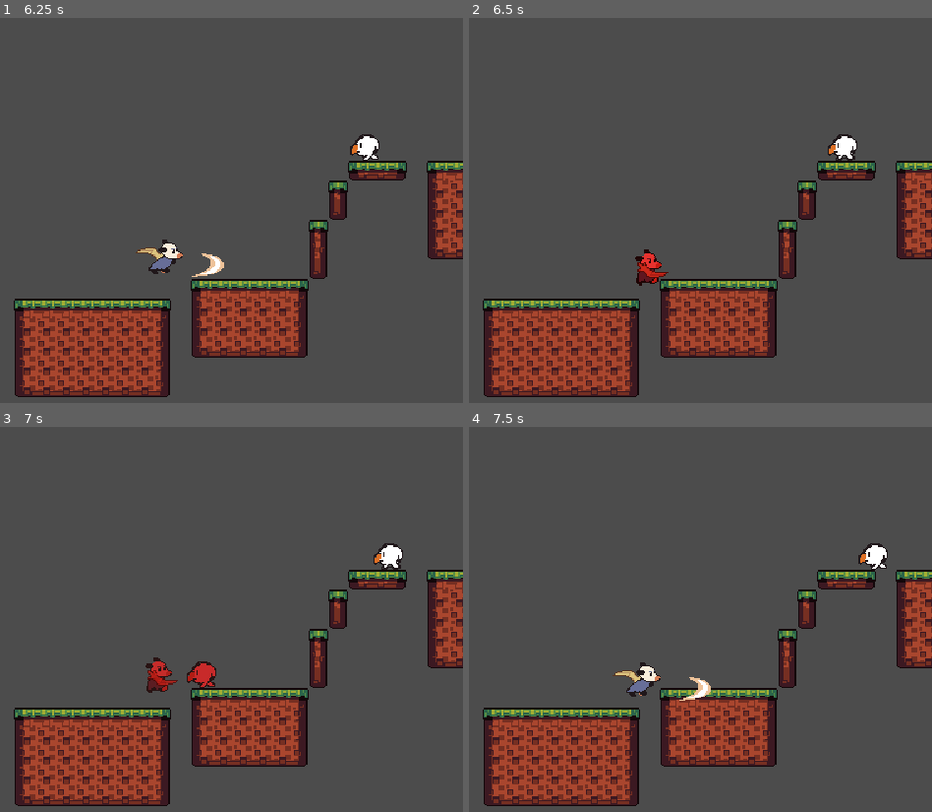
Above: before the commit, frames 1-4 (two rows, left to right).
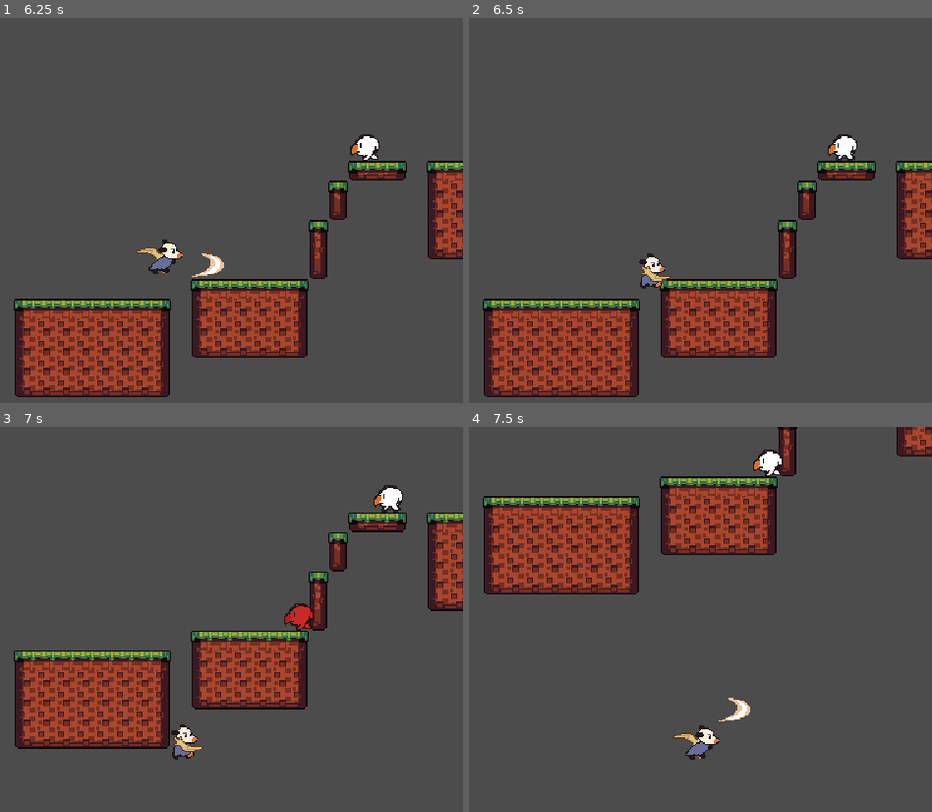
Above: after the commit, the same moments.

Repository: andhedrew/Didelphis
Game: Godot game, scene res://World.tscn
Two runs of this game, one before a commit and one after it. Both use one fixed random seed, a clock stepped at 60 frames per second and the inputs below.
Inputs:
- Up to frame 1 (6.25 s): hold D (right) 0.53-2.03 s; tap X (attack) at 0.6, 1.55, 2.1, 2.85, 4.35, 5.1, 6.05 s; tap Z (jump) at 0.77, 0.8, 1.07, 1.35, 1.52, 1.82, 2.3, 3.02, 3.32, 3.6, 3.77, 4.07, 4.52, 4.82, 5.3, 5.85, 6.02 s; hold A (left) 2.03-4.28 s; hold D (right) from 4.28 s (still down)
- Up to frame 2 (6.5 s): keep holding D (right); tap Z (jump) at 6.32 s
- Up to frame 3 (7 s): keep holding D (right); tap X (attack) at 6.6 s; tap Z (jump) at 6.77, 6.8 s
- Up to frame 4 (7.5 s): keep holding D (right); tap Z (jump) at 7.07 s; tap X (attack) at 7.35 s

Frame 1 is identical in both runs. In frame 2, 0.5% of the frame differs, in the area x 35-44%, y 60-71%; in frame 3, 28%; in frame 4, 33%, in the area x 2-100%, y 0-99%.

Commit message:
Enemy Knockback

Diff:
--- a/Actors/enemies/BaseEnemy.gd
+++ b/Actors/enemies/BaseEnemy.gd
@@ -3,8 +3,10 @@
 
 signal died
 
-enum {IDLE, WALK, JUMP, FALL, DEAD, ATTACK, DAMAGED}
-var state := WALK
+enum {IDLE, MOVE, JUMP, FALL, DEAD, ATTACK, HURT}
+var state := MOVE
+var state_last_frame := state
+var state_timer := 0
 enum {RIGHT, DOWN, LEFT, UP}
 var facing := RIGHT
 
@@ -17,7 +19,8 @@
 export var max_move_speed := 25
 export var acceleration := 5
 export var acceleration_in_air := 5
-export var jump_height := 40
+export var friction := 4.5
+export var jump_height := -80
 var invulnerable := false
 export var gravity := 3.9
 export var max_fall_speed := 250
@@ -34,13 +37,13 @@
 
 
 func _physics_process(delta):
-	switch_state()
+	pass
 
 func move() -> void:
 	velocity = move_and_slide(velocity, Vector2.UP)
 
 func take_damage(amount: int, damaging_hitbox) -> void:
-	state = DAMAGED
+	state = HURT
 	health -= amount
 	velocity = (self.global_position - damaging_hitbox.global_position) * damaging_hitbox.knockback_force
 	velocity.y = jump_height*0.5
@@ -71,20 +74,25 @@
 	else:
 		velocity.x = move_toward(velocity.x, max_move_speed * amount, acceleration_in_air)
 
+
+func apply_friction():
+	if is_on_floor():
+		velocity.x = move_toward(velocity.x, 0, friction)
+
 func switch_state() -> void :
 	if state == IDLE: idle_state()
-	elif state == WALK: walk_state()
+	elif state == MOVE: move_state()
 	elif state == JUMP: jump_state()
 	elif state == ATTACK: attack_state()
 	elif state == DEAD: dead_state()
 	elif state == FALL: fall_state()
-	elif state == DAMAGED: damaged_state()
+	elif state == HURT: hurt_state()
 
 
 func idle_state():
 	pass
 
-func walk_state():
+func move_state():
 	pass
 
 
@@ -104,5 +112,12 @@
 	pass
 
 
-func  damaged_state():
+func  hurt_state():
 	pass
+
+func state_timer():
+	if state_last_frame != state:
+		state_timer = 0
+	else:
+		state_timer += 1
+	state_last_frame = state
--- a/Actors/enemies/Paroot.gd
+++ b/Actors/enemies/Paroot.gd
@@ -5,7 +5,8 @@
 	pass
 
 func _physics_process(delta):
-	pass
+	state_timer()
+	switch_state()
 	if invulnerable and $InvulnerableTimer.is_stopped():
 		invulnerable = false
 
@@ -21,7 +22,7 @@
 func idle_state():
 	pass
 
-func walk_state():
+func move_state():
 	var found_wall := is_on_wall()
 	var found_ledge = not ledge_check_right.is_colliding() or not ledge_check_left.is_colliding()
 	animation_player.play("walk")
@@ -53,5 +54,9 @@
 	pass
 
 
-func  damaged_state():
-	pass
+func  hurt_state():
+	apply_gravity()
+	apply_friction()
+	move()
+	if state_timer > 100:
+		state = MOVE
--- a/Weapons/Projectiles/projectile.tscn
+++ b/Weapons/Projectiles/projectile.tscn
@@ -37,12 +37,13 @@
 
 [node name="AnimatedSprite" type="AnimatedSprite" parent="."]
 frames = SubResource( 3 )
-frame = 1
+frame = 2
 playing = true
 
 [node name="Hitbox" parent="." instance=ExtResource( 3 )]
 collision_layer = 8
 collision_mask = 4
+knockback_force = 6.0
 
 [node name="CollisionShape2D" parent="Hitbox" index="0"]
 shape = SubResource( 4 )
